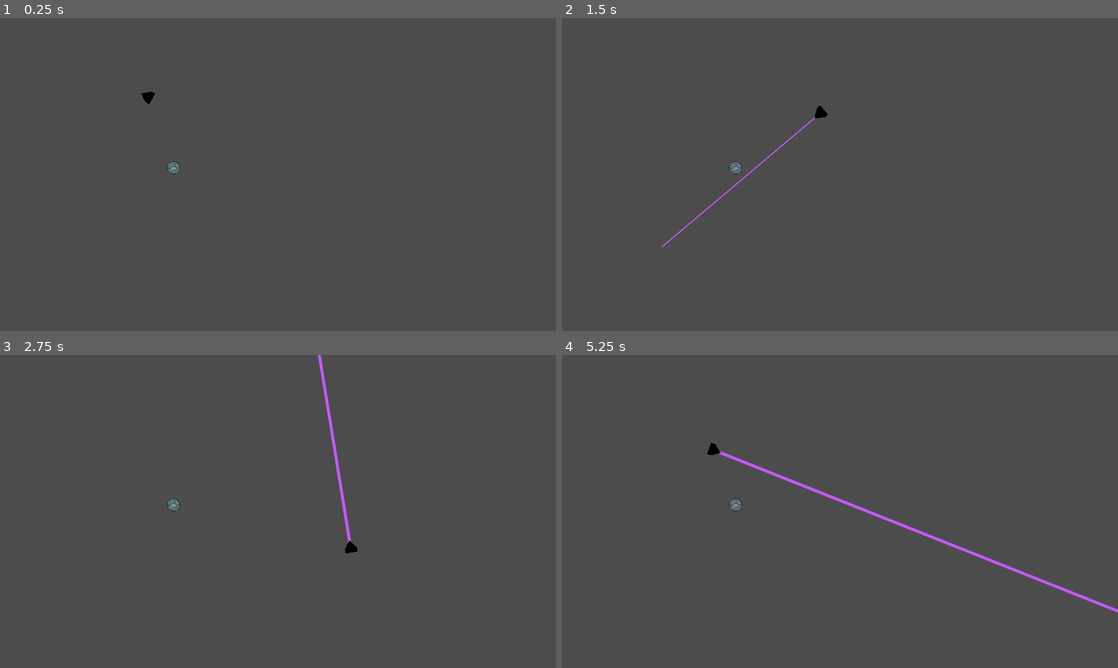
Above: before the commit, frames 1-4 (two rows, left to right).
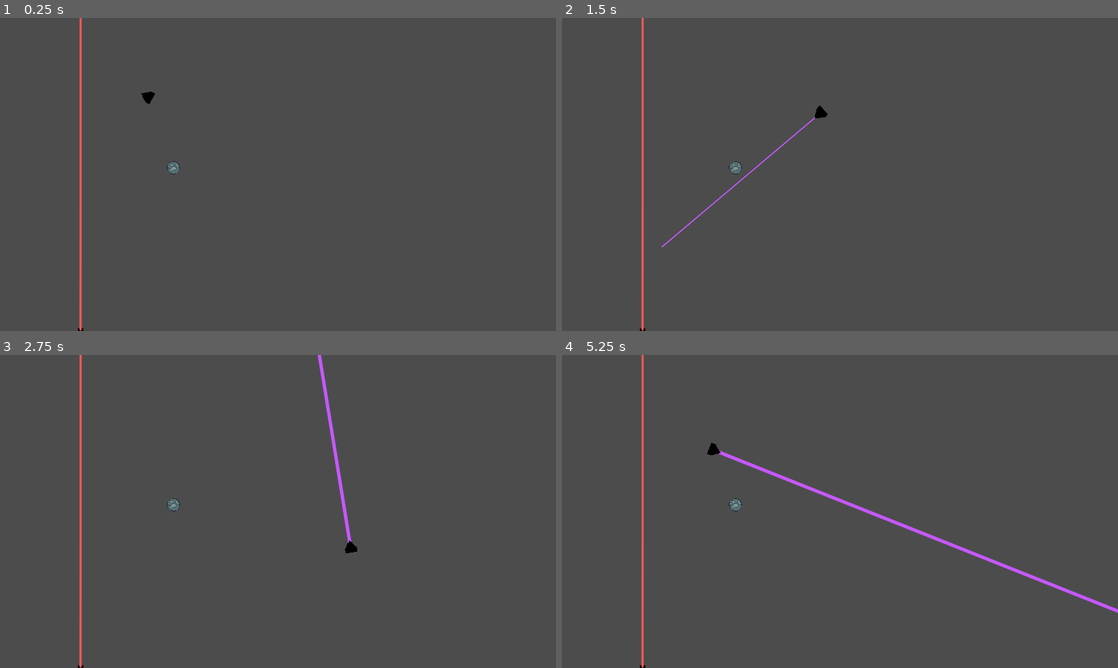
Above: after the commit, the same moments.

Repository: BulsonJ/Space_Shooter
Game: Godot game, scene res://World.tscn
Same seed, same stepped clock (60 frames per second), same inputs: the game is played once before the commit and once after it.
Inputs (mouse positions are in pixels of both pictures, inside the frame that each line leads up to):
- Up to frame 1 (0.25 s): no input
- Up to frame 2 (1.5 s): tap Enter at 0.5 s; move the mouse to (962, 158) at 0.52 s; hold D (move_right) 0.53-1.28 s; hold Space (shoot) 0.53-1.28 s; move the mouse to (728, 190) at 1.27 s; hold S (move_down) from 1.28 s (still down); tap Space (shoot) at 1.35 s
- Up to frame 3 (2.75 s): move the mouse to (333, 442) at 2.02 s; release S (move_down) at 2.03 s; hold D (move_right) from 2.03 s (still down); hold Space (shoot) from 2.03 s (still down)
- Up to frame 4 (5.25 s): move the mouse to (812, 574) at 2.77 s; release D (move_right) at 2.78 s; release Space (shoot) at 2.78 s; hold W (move_up) 2.78-3.53 s; tap Space (shoot) at 2.85, 4.35 s; move the mouse to (1006, 558) at 3.52 s; hold Space (shoot) 3.53-4.28 s; hold A (move_left) 3.53-5.03 s; move the mouse to (673, 464) at 4.27 s; move the mouse to (867, 511) at 5.02 s; hold S (move_down) from 5.03 s (still down); hold Space (shoot) from 5.03 s (still down)

The runs differ from the first frame. In frame 1, 0.5% of the frame differs, in the area x 14-15%, y 0-100%; in frame 2, 0.5%; in frame 3, 0.7%; in frame 4, 0.9%, in the area x 14-100%, y 0-100%.

Commit message:
Laser Trap Added
Laser trap added. Needs functionality to hurt player.

Diff:
--- /dev/null
+++ b/Environment/Hazards/Trap_Laser.gd
@@ -0,0 +1,16 @@
+extends StaticBody2D
+
+
+# Declare member variables here. Examples:
+# var a: int = 2
+# var b: String = "text"
+
+
+# Called when the node enters the scene tree for the first time.
+func _ready() -> void:
+	$LaserBeam2D.is_casting = true
+
+
+# Called every frame. 'delta' is the elapsed time since the previous frame.
+#func _process(delta: float) -> void:
+#	pass
--- /dev/null
+++ b/Environment/Hazards/Trap_Laser.tscn
@@ -0,0 +1,34 @@
+[gd_scene load_steps=5 format=2]
+
+[ext_resource path="res://Environment/Hazards/Trap_Laser.png" type="Texture" id=1]
+[ext_resource path="res://Weapons/LaserBeam/LaserBeam.tscn" type="PackedScene" id=2]
+
+[sub_resource type="RectangleShape2D" id=1]
+extents = Vector2( 3, 6 )
+
+[sub_resource type="CircleShape2D" id=2]
+radius = 4.0
+
+[node name="Trap_Laser" type="StaticBody2D"]
+
+[node name="Sprite" type="Sprite" parent="."]
+rotation = 1.5708
+texture = ExtResource( 1 )
+offset = Vector2( 0, -16 )
+
+[node name="CollisionShape2D" type="CollisionShape2D" parent="."]
+position = Vector2( 3, 0 )
+shape = SubResource( 1 )
+
+[node name="CollisionShape2D2" type="CollisionShape2D" parent="."]
+position = Vector2( 5, 0 )
+shape = SubResource( 2 )
+
+[node name="LaserBeam2D" parent="." instance=ExtResource( 2 )]
+
+[node name="FillLine2D" parent="LaserBeam2D" index="0"]
+position = Vector2( 3, 0 )
+width = 3.0
+default_color = Color( 1, 0.34902, 0.34902, 1 )
+
+[editable path="LaserBeam2D"]
--- a/Weapons/LaserBeam/LaserBeam.gd
+++ b/Weapons/LaserBeam/LaserBeam.gd
@@ -33,28 +33,37 @@
 	is_casting = cast
 
 	if is_casting:
+		# Reset the cast_to point and line, then show the beam
 		cast_to = Vector2.ZERO
 		fill.points[1] = cast_to
 		appear()
 	else:
+		# Stop the particles and hide the beam
 		collision_particles.emitting = false
 		disappear()
 
+	# Starts/stops physics process
 	set_physics_process(is_casting)
 
 func cast_beam() -> void:
 	var cast_point := cast_to
 
+	# Force update, otherwise may not update till next frame
 	force_raycast_update()
-	collision_particles.emitting = is_colliding()
+	collision_particles.emitting = is_colliding() # Emit particles if there is a collision
 
 	if is_colliding():
+		# Calculate point where collision occurs for particle
+		# Use the collision normal to rotate the angle of the particle system
 		cast_point = to_local(get_collision_point())
 		collision_particles.global_rotation = get_collision_normal().angle()
 		collision_particles.position = cast_point
 
+	# Set the end point of the line to the cast point
 	fill.points[1] = cast_point
 
+# Functions to show and hide the beam
+# Done using tweens, code from @GDQuest
 
 func appear() -> void:
 	if tween.is_active():
@@ -62,7 +71,6 @@
 	tween.interpolate_property(fill, "width", 0, line_width, growth_time * 2)
 	tween.start()
 
-
 func disappear() -> void:
 	if tween.is_active():
 		tween.stop_all()
--- a/Weapons/LaserBeam/LaserBeam.tscn
+++ b/Weapons/LaserBeam/LaserBeam.tscn
@@ -25,7 +25,7 @@
 
 [node name="FillLine2D" type="Line2D" parent="."]
 points = PoolVector2Array( 0, 0, 100, 0 )
-width = 5.0
+width = 6.0
 default_color = Color( 0.780392, 0.34902, 1, 1 )
 texture_mode = 2
 joint_mode = 2
--- a/World.tscn
+++ b/World.tscn
@@ -1,7 +1,9 @@
-[gd_scene load_steps=3 format=2]
+[gd_scene load_steps=5 format=2]
 
 [ext_resource path="res://Player/Player.tscn" type="PackedScene" id=1]
 [ext_resource path="res://Environment/Asteroid.tscn" type="PackedScene" id=2]
+[ext_resource path="res://Environment/Hazards/Trap_Laser.tscn" type="PackedScene" id=3]
+[ext_resource path="res://Environment/Hazards/Trap_Laser.gd" type="Script" id=4]
 
 [node name="World" type="Node2D"]
 
@@ -10,3 +12,8 @@
 
 [node name="Asteroid" parent="." instance=ExtResource( 2 )]
 position = Vector2( 399.596, 344.596 )
+
+[node name="Trap_Laser" parent="." instance=ExtResource( 3 )]
+position = Vector2( 185.618, 719.972 )
+rotation = -1.5708
+script = ExtResource( 4 )
Binary file added: Environment/Hazards/Trap_Laser.aseprite
Binary file added: Environment/Hazards/Trap_Laser.png
Not shown, added: Environment/Hazards/Trap_Laser.png.import
